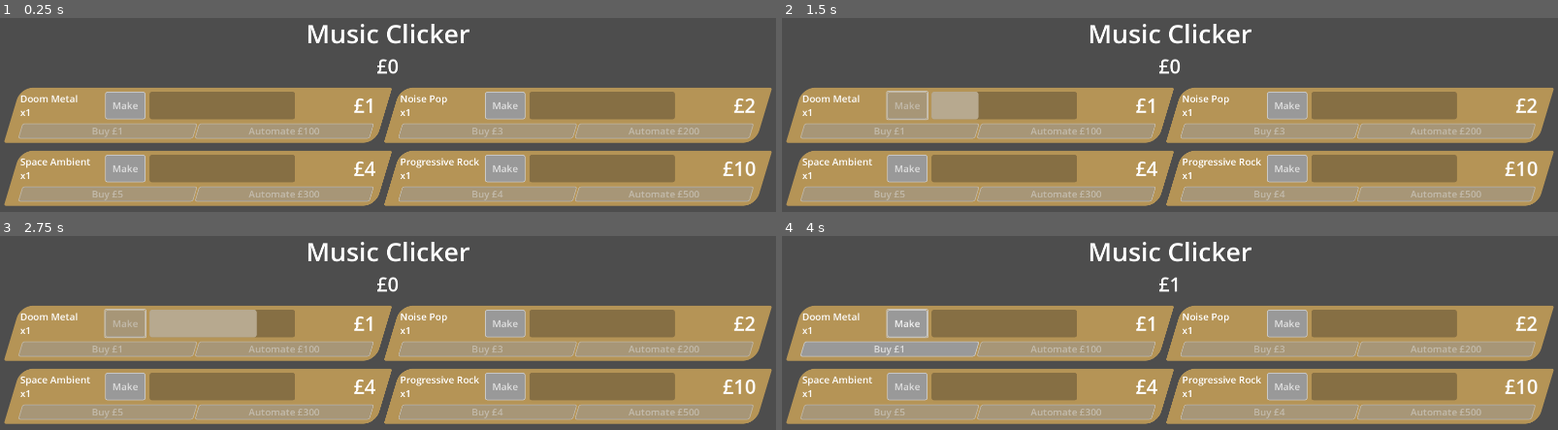
Above: before the commit, frames 1-4 (two rows, left to right).
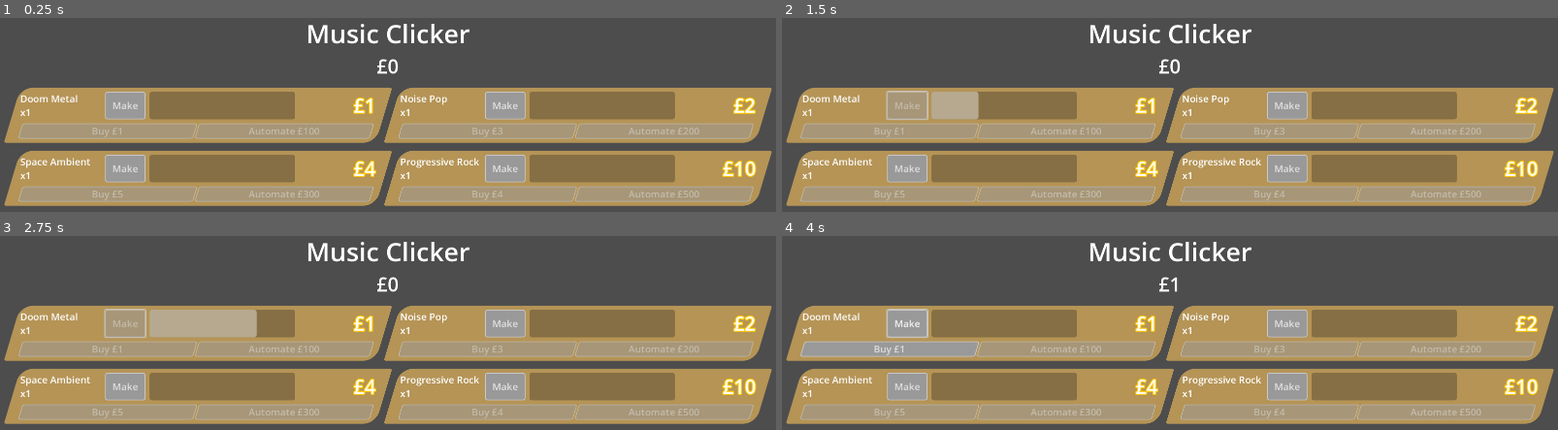
Above: after the commit, the same moments.

Repository: phrasmotica/music-clicker
Game: Godot game, scene res://game.tscn
Two runs of this game, one before a commit and one after it. Both use one fixed random seed, a clock stepped at 60 frames per second and the inputs below.
Inputs (mouse positions are in pixels of both pictures, inside the frame that each line leads up to):
- Up to frame 1 (0.25 s): no input
- Up to frame 2 (1.5 s): click "Make" at 0.5 s; tap Enter at 1.25 s; move the mouse to (1340, 204) at 1.27 s; hold D from 1.28 s (still down); hold Shift from 1.28 s (still down); click (1340, 204) at 1.42 s
- Up to frame 3 (2.75 s): release D at 2 s; release Shift at 2 s; drag from (outside the picture) to (outside the picture) at 2.02 s
- Up to frame 4 (4 s): move the mouse to (1247, 348) at 2.77 s; hold D 2.78-3.5 s; tap Z at 2.85 s; drag from (outside the picture) to (937, 377) at 3.52 s

The runs differ from the first frame. In frame 1, 0.5% of the frame differs, in the area x 45-98%, y 41-82%; in frame 2, 0.5%; in frame 3, 0.5%; in frame 4, 0.5%.

Commit message:
Finish implementing shader that highlights a label's font outline from left-to-right

Diff:
--- a/shaders/text_outline_sweep_h.gdshader
+++ b/shaders/text_outline_sweep_h.gdshader
@@ -1,11 +1,13 @@
 shader_type canvas_item;
 
 uniform vec2 rect_size;
-uniform vec4 outline_colour:source_color;
-uniform float tolerance:hint_range(0.0, 1.0);
 
-uniform float cursor_pos:hint_range(0.0, 1.0) = 0.0;
-uniform float steepness:hint_range(1.0, 10.0) = 1.0;
+uniform vec4 key_colour:source_color;
+uniform vec4 highlight_colour:source_color;
+uniform float tolerance:hint_range(0.0, 1.0) = 0.5;
+uniform float steepness:hint_range(1.0, 10.0) = 4.0;
+
+uniform float progress:hint_range(0.0, 1.0) = 0.0;
 
 varying vec2 vertex_pos;
 
@@ -13,25 +15,42 @@
 	vertex_pos = VERTEX;
 }
 
-bool is_text_outline(vec2 position, vec4 colour, vec4 key_colour) {
+bool should_key(vec2 position, vec4 colour) {
 	float dist = length(colour - key_colour);
 	return dist < tolerance;
 }
 
+float get_mask_width(float steepness_factor) {
+	// e.g.
+	// 3.0 -> 0.666
+	// 4.0 -> 0.5
+	// 5.0 -> 0.4
+	return 2.0 / steepness_factor;
+}
+
+float get_mask_pos(float mask_width, float prog) {
+	float scaled_pos = prog * (1.0 + mask_width);
+	float offset_pos = scaled_pos - 0.5 * mask_width;
+	return offset_pos;
+}
+
 float get_alpha(vec2 position) {
-	// TODO: how do we generalise these params to any steepness in [1.0, 10.0]?
-	float steepness_temp = 4.0;
-	float offset = 0.25;
-	float normalised_pos = 2.0 * position.x / 4.0;
+	float mask_width = get_mask_width(steepness);
+	float mask_pos = get_mask_pos(mask_width, progress);
 
-	return 1.0 - steepness_temp * abs(normalised_pos + offset - cursor_pos);
+	float dist_from_mask = abs(position.x - mask_pos);
+	float normalised_dist_from_mask = steepness * dist_from_mask;
+
+	return max(1.0 - normalised_dist_from_mask, 0.0);
 }
 
 void fragment() {
 	vec4 original_colour = COLOR.rgba;
 	vec2 real_uv = vertex_pos / rect_size;
 
-	if (is_text_outline(real_uv, original_colour, outline_colour)) {
+	if (should_key(real_uv, original_colour)) {
+		COLOR.rgb = highlight_colour.rgb;
+
 		float alpha = get_alpha(real_uv);
 		COLOR.a = alpha;
 	}
